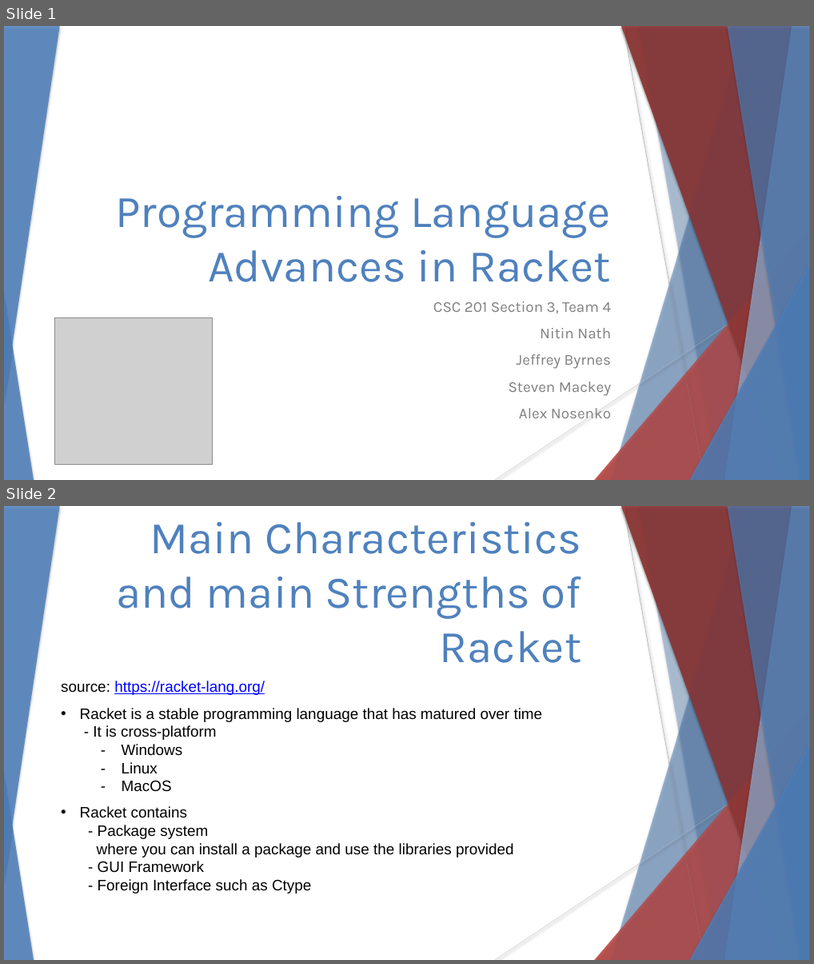
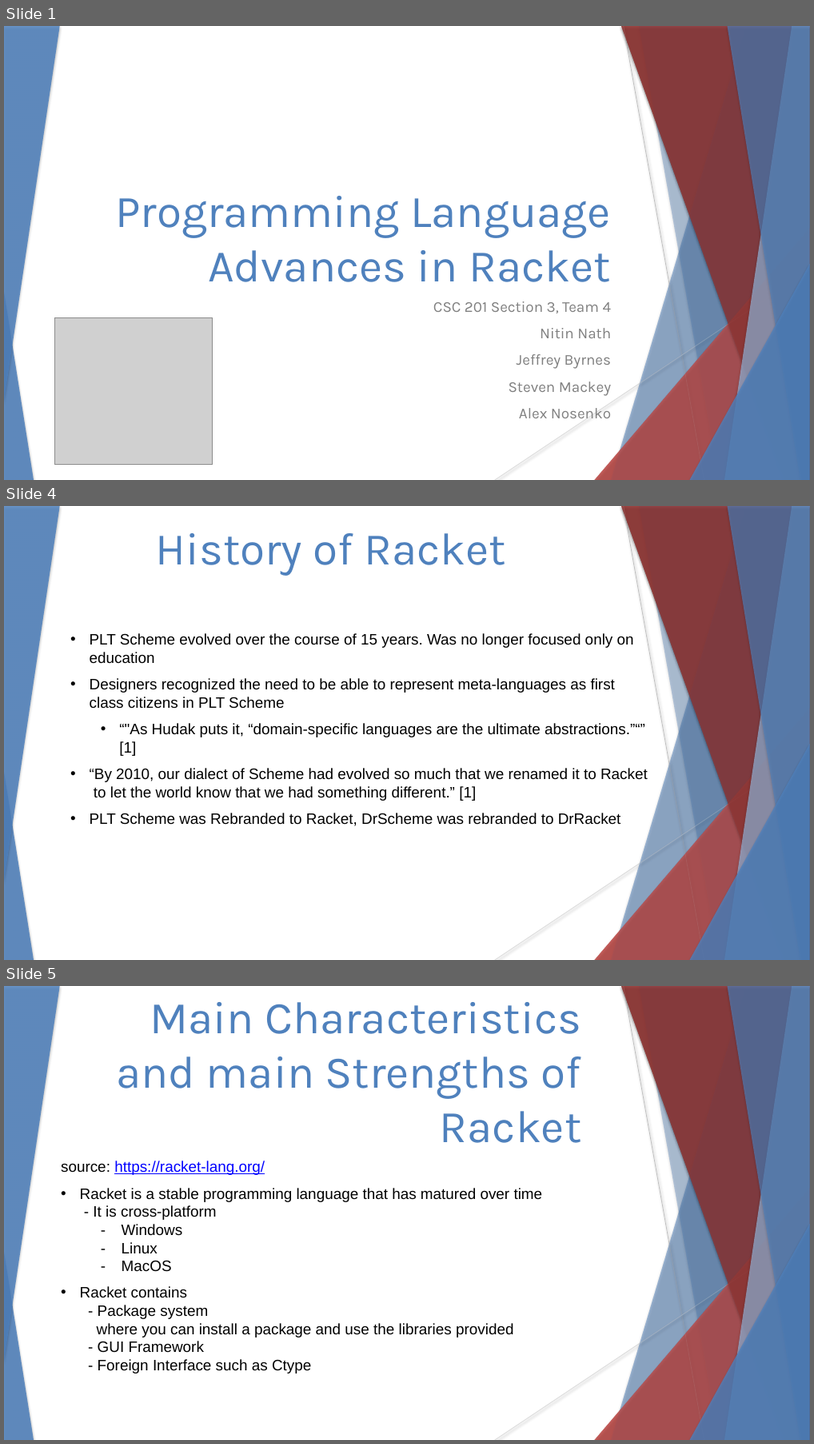
Before and after one commit to stevester94/CSC201_Project, a slide deck: CSC201Sec3Proj3Team4.pptx. Shown one above the other, each under a label of ours: slides 1 and 2 before the commit, slides 1, 4 and 5 after it; the slides between them are not shown. The pictures are 814x964 and 814x1444 pixels, drawn with LibreOffice and Linux fonts; fonts in the diff are those of the drawing; grey boxes stand for pictures. Boxes give left, top, right and bottom in pixels: in the first picture for what was removed or moved away, otherwise in the second. Text is boxed around its words. In the diff, an @@ line names an element or a change of style, - is before the commit and + after.

Commit message:
First pass at history of racket

```diff
--- a/CSC201Sec3Proj3Team4.pptx
+++ b/CSC201Sec3Proj3Team4.pptx
@@ slide 4 added at box(4, 506, 810, 960), background #FFFFFF; not listed: 18 template elements that a slide beside it also shows @@
@@ text added at box(156, 533, 506, 576), 54 pt, text #4F81BD @@
+History of Racket
@@ text added at box(90, 633, 648, 826), 18 pt, text #000000 @@
+• PLT Scheme evolved over the course of 15 years. Was no longer focused only on education
+• Designers recognized the need to be able to represent meta-languages as first class citizens in PLT Scheme
+  • “"As Hudak puts it, “domain-specific languages are the ultimate abstractions.”“” [1]
+• “By 2010, our dialect of Scheme had evolved so much that we renamed it to Racket to let the world know that we had something different.” [1]
+• PLT Scheme was Rebranded to Racket, DrScheme was rebranded to DrRacket
@@ what was slide 2 is now slide 5 @@
```
Also in this commit, not shown: 3 other slides added.
